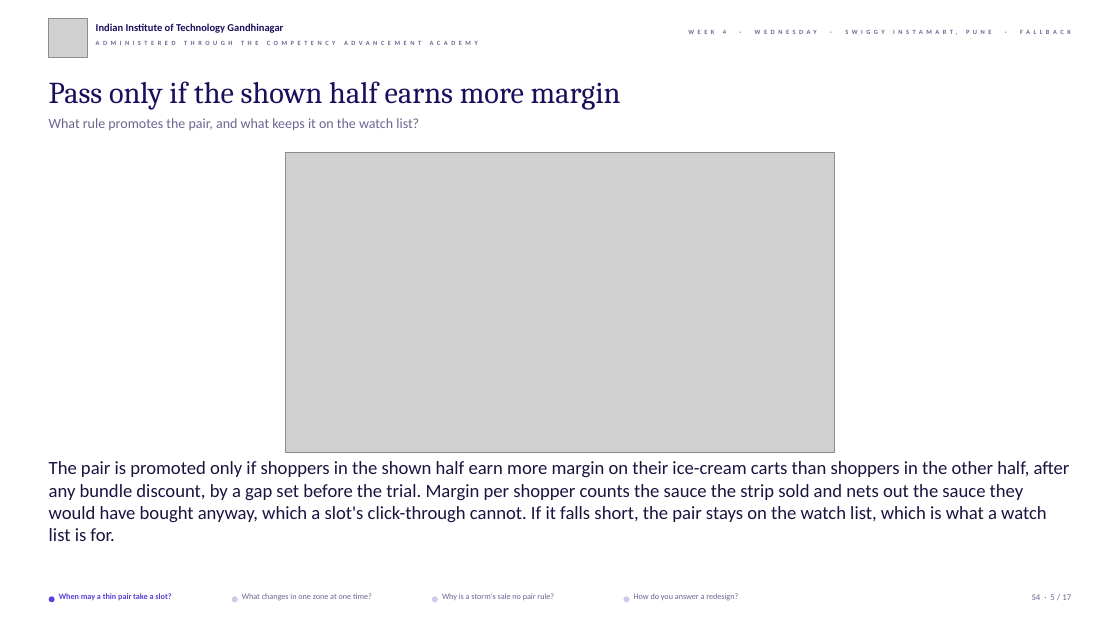
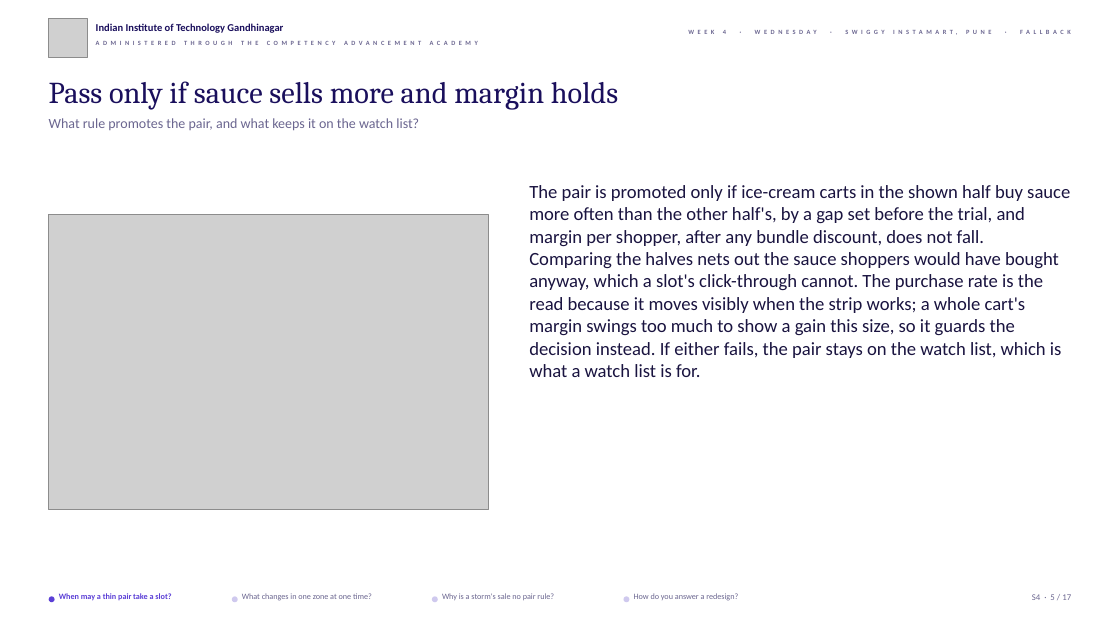
Before and after one commit to fde-academy-lab/c2-content-factory, a slide deck: slide 5 of content/W04/D3/slides/C2_W04_D03_fallback_STUDENT.pptx. Drawn at 1120x630 pixels with LibreOffice and Linux fonts; fonts in the diff are those of the drawing; grey boxes stand for pictures; background and template pictures are left out. Boxes give left, top, right and bottom in pixels: in the first picture for what was removed or moved away, otherwise in the second. Text is boxed around its words. In the diff, an @@ line names an element or a change of style, - is before the commit and + after.

```diff
--- a/content/W04/D3/slides/C2_W04_D03_fallback_STUDENT.pptx
+++ b/content/W04/D3/slides/C2_W04_D03_fallback_STUDENT.pptx
@@ text at <box>49,81,618,109</box>: text changed @@
-Pass only if the shown half earns more margin
+Pass only if sauce sells more and margin holds
@@ picture removed at <box>286,153,834,452</box> @@
@@ text at <box>529,185,1070,377</box>: text changed @@
-The pair is promoted only if shoppers in the shown half earn more margin on their ice-cream carts than shoppers in the other half, after any bundle discount, by a gap set before the trial. Margin per shopper counts the sauce the strip sold and nets out the sauce they would have bought anyway, which a slot's click-through cannot. If it falls short, the pair stays on the watch list, which is what a watch list is for.
+The pair is promoted only if ice-cream carts in the shown half buy sauce more often than the other half's, by a gap set before the trial, and margin per shopper, after any bundle discount, does not fall. Comparing the halves nets out the sauce shoppers would have bought anyway, which a slot's click-through cannot. The purchase rate is the read because it moves visibly when the strip works; a whole cart's margin swings too much to show a gain this size, so it guards the decision instead. If either fails, the pair stays on the watch list, which is what a watch list is for.
@@ picture added at <box>49,214,488,510</box> @@
```
Also in this commit, not shown: 1 other slide changed, 12 other files.
